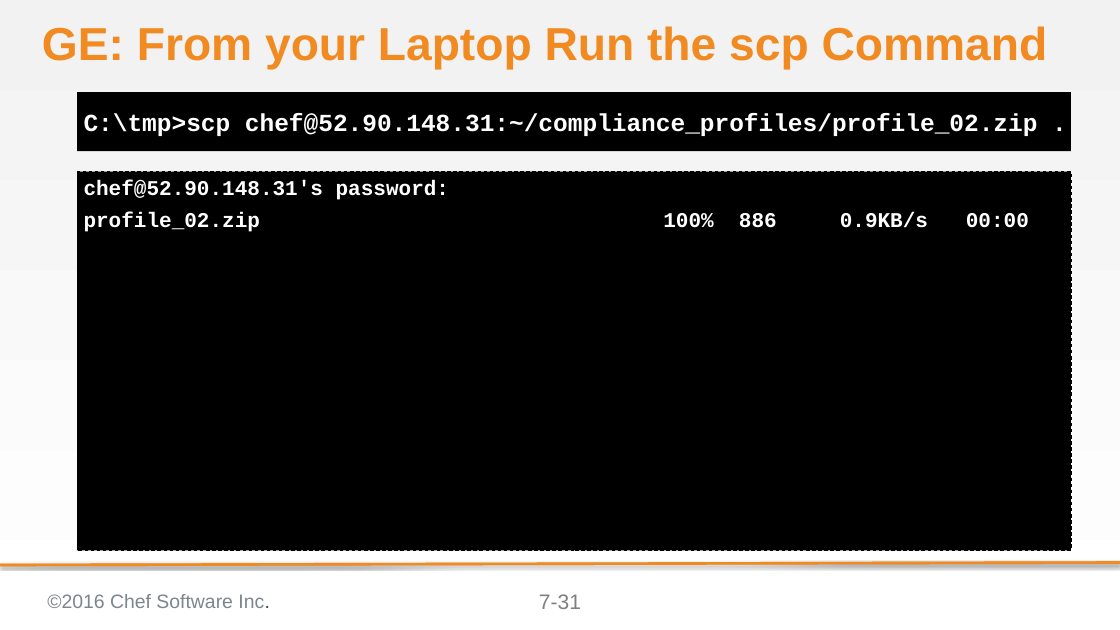
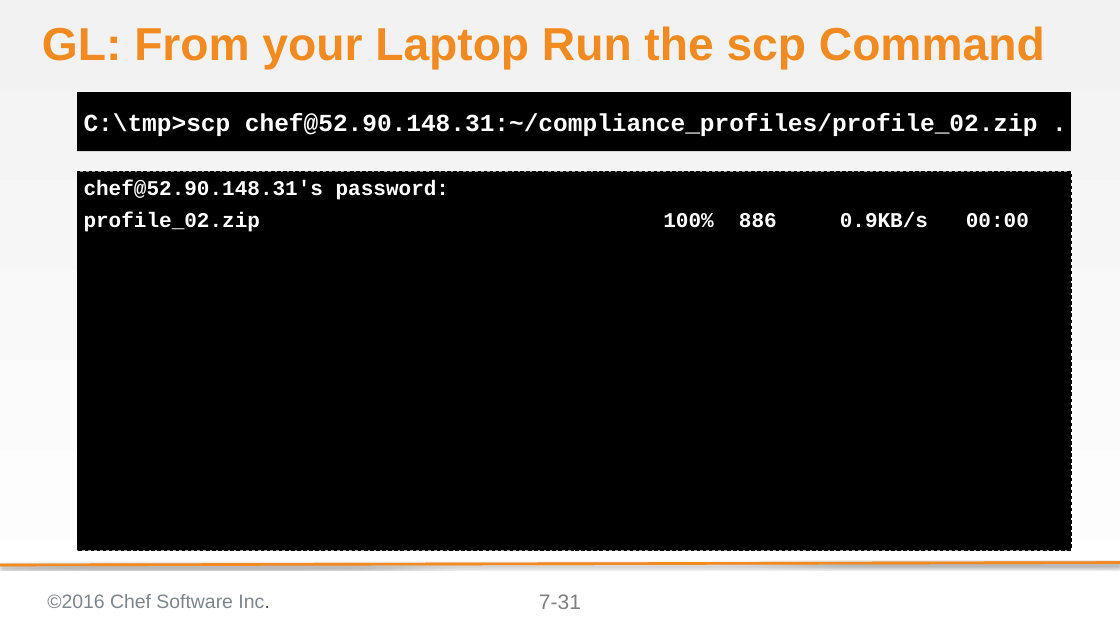
Before and after one commit to bchamby/chef-compliance-installation-configuration-operation, a slide deck: slide 31 of 07-compliance-frameworks-inspec.pptx. Drawn at 1120x630 pixels with LibreOffice and Linux fonts; fonts in the diff are those of the drawing; background and template pictures are left out. Boxes give left, top, right and bottom in pixels: in the first picture for what was removed or moved away, otherwise in the second. Text is boxed around its words. In the diff, an @@ line names an element or a change of style, - is before the commit and + after.

```diff
--- a/07-compliance-frameworks-inspec.pptx
+++ b/07-compliance-frameworks-inspec.pptx
@@ title at bbox=[42, 26, 1045, 70]: text changed @@
-GE: From your Laptop Run the scp Command
+GL: From your Laptop Run the scp Command
```
Also in this commit, not shown: 33 other slides changed, 2 other files.
